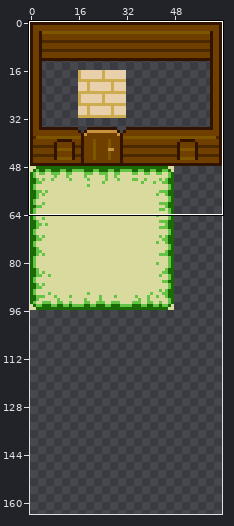
Pixel-art file: sprites/tileset.aseprite. The first picture is a wide view before the edit; the outline marks the close-up.
Close-up. Old version:
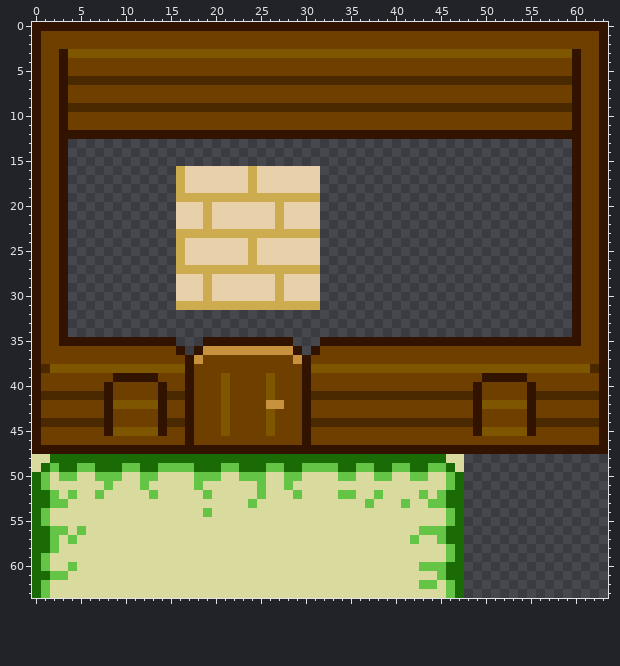
64x128 pixels, 1 frame. Shown: x 0..63, y 0..63. The old version is drawn lined up with the new one, on the new canvas. The wide view leaves out empty margins. The commit also changed other parts of the picture, which this record leaves out.
Now the later version:
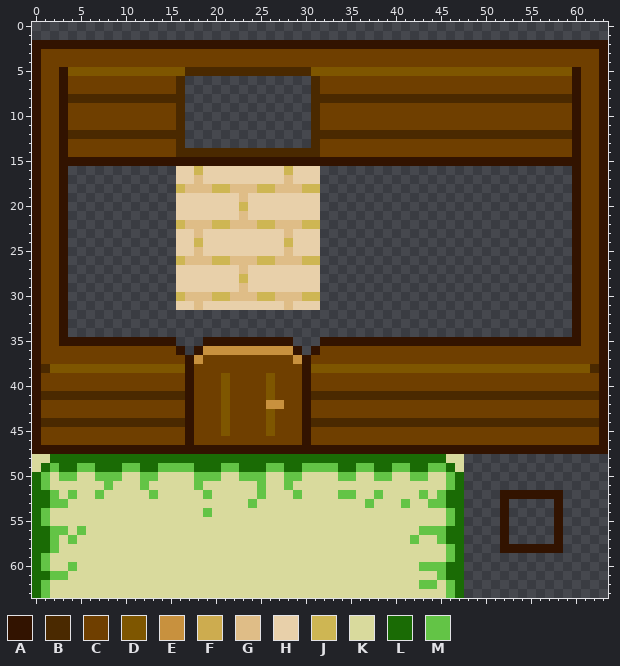
Palette (. is transparent): A #321300  B #4a2900  C #6f3f00  D #7e5600  E #c8913e  F #cdac4f  G #dfbd87  H #e8d0aa  J #ceb653  K #d9da9d  L #1a6b05  M #63c446
The edit:
canvas 64x128 -> 64x256
Changed rows in their new state; - is an unchanged pixel.
first column x 0:
 0 ................................................................
 1 ................................................................
 2 -AAAAAAAAAAAAAAAAAAAAAAAAAAAAAAAAAAAAAAAAAAAAAAAAAAAAAAAAAAAAAA-
 3 ---CCCCCCCCCCCCCCCCCCCCCCCCCCCCCCCCCCCCCCCCCCCCCCCCCCCCCCCCCC---
 4 ---C--------------------------------------------------------C---
 5 ----DDDDDDDDDDDDDBBBBBBBBBBBBBBDDDDDDDDDDDDDDDDDDDDDDDDDDDDD----
 6 ----CCCCCCCCCCCC-..............-CCCCCCCCCCCCCCCCCCCCCCCCCCCC----
 7 ----------------B..............B--------------------------------
 8 ----BBBBBBBBBBBBB..............BBBBBBBBBBBBBBBBBBBBBBBBBBBBB----
 9 ----CCCCCCCCCCCC-..............-CCCCCCCCCCCCCCCCCCCCCCCCCCCC----
10 ----------------B..............B--------------------------------
11 ----------------B..............B--------------------------------
12 ----BBBBBBBBBBBBB..............BBBBBBBBBBBBBBBBBBBBBBBBBBBBB----
13 ----CCCCCCCCCCCCB--------------BCCCCCCCCCCCCCCCCCCCCCCCCCCCC----
14 ----CCCCCCCCCCCCBBBBBBBBBBBBBBBBCCCCCCCCCCCCCCCCCCCCCCCCCCCC----
15 ----AAAAAAAAAAAAAAAAAAAAAAAAAAAAAAAAAAAAAAAAAAAAAAAAAAAAAAAA----
16 ----------------H-J-----H---J-----------------------------------
17 ----------------H-G-----H---G-----------------------------------
18 ----------------JGGGJJGGGJJGGGJJ--------------------------------
19 ----------------HHHHHHHGHHHHHHHH--------------------------------
20 -------------------H---J---H------------------------------------
21 -------------------H---G---H------------------------------------
22 ----------------JGGGJJGGGJJGGGJJ--------------------------------
23 ----------------HHGHHHHHHHHHGHHH--------------------------------
24 ----------------H-J-----H---J-----------------------------------
25 ----------------H-G-----H---G-----------------------------------
26 ----------------JGGGJJGGGJJGGGJJ--------------------------------
27 ----------------HHHHHHHGHHHHHHHH--------------------------------
28 -------------------H---J---H------------------------------------
29 -------------------H---G---H------------------------------------
30 ----------------JGGGJJGGGJJGGGJJ--------------------------------
31 ----------------HHGHHHHHHHHHGHHH--------------------------------
first column x 8:
39 -CCCCC------------------------------------CCCCC-
40 C-----C----------------------------------C-----C
41 BBBBBBB----------------------------------BBBBBBB
42 CCCCCCC----------------------------------CCCCCCC
43 C-----C----------------------------------C-----C
44 BBBBBBB----------------------------------BBBBBBB
45 CCCCCCC----------------------------------CCCCCCC
first column x 52:
52 AAAAAAA
53 A-----A
54 A-----A
55 A-----A
56 A-----A
57 A-----A
58 AAAAAAA
Pixel boxes of the changes (left, top, right, bottom) in both close-ups:
changed: (32, 22, 608, 310)
changed: (104, 373, 167, 436)
changed: (473, 373, 536, 436)
added: (500, 490, 563, 553)
